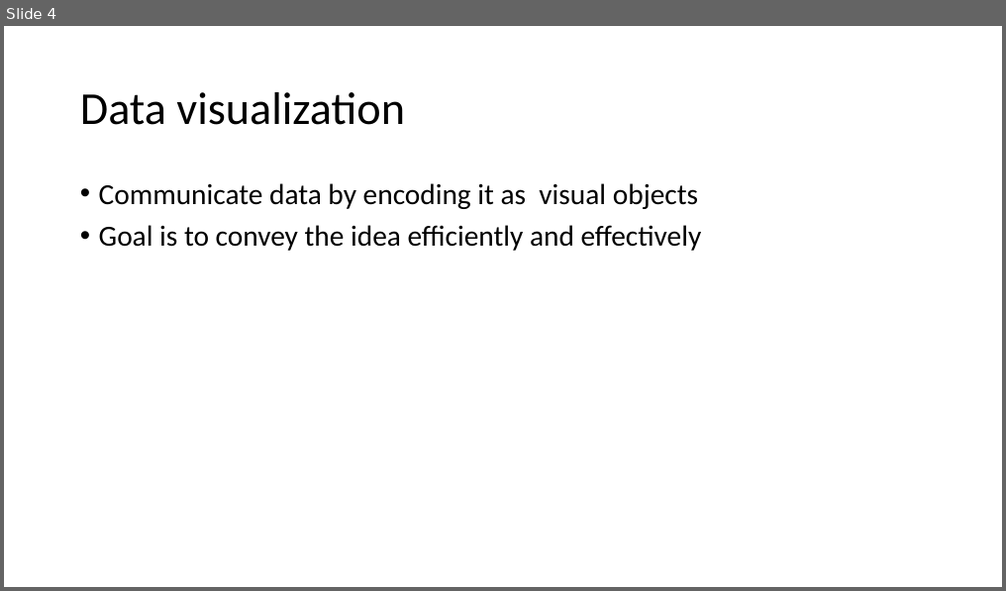
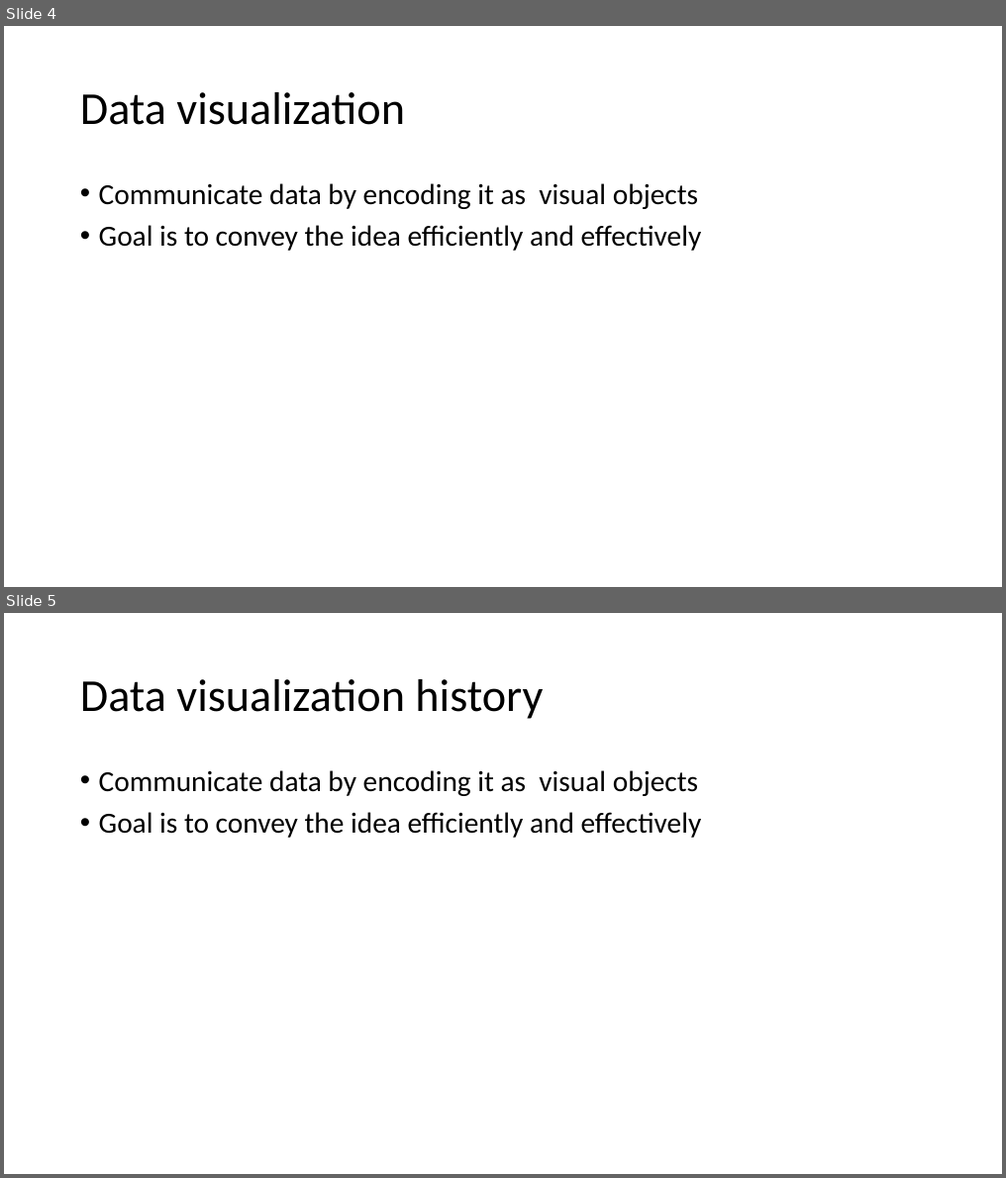
Before and after one commit to urmi-21/MOGtutorial, a slide deck: EDA_MOG.pptx. Shown one above the other, each under a label of ours: slide 4 before the commit, slides 4 and 5 after it. The pictures are 1006x591 and 1006x1178 pixels, drawn with LibreOffice and Linux fonts; fonts in the diff are those of the drawing. Boxes give left, top, right and bottom in pixels: in the first picture for what was removed or moved away, otherwise in the second. Text is boxed around its words. In the diff, an @@ line names an element or a change of style, - is before the commit and + after.

```diff
--- a/EDA_MOG.pptx
+++ b/EDA_MOG.pptx
@@ slide 5 added at [4, 613, 1002, 1174], background #FFFFFF @@
@@ title added at [80, 679, 543, 719], 44 pt, text #000000 @@
+Data visualization history
@@ text added at [99, 770, 702, 838], 28 pt, text #000000 @@
+• Communicate data by encoding it as visual objects
+• Goal is to convey the idea efficiently and effectively
```
Also in this commit, not shown: 1 slide changed, 3 other slides added, 6 other files.
